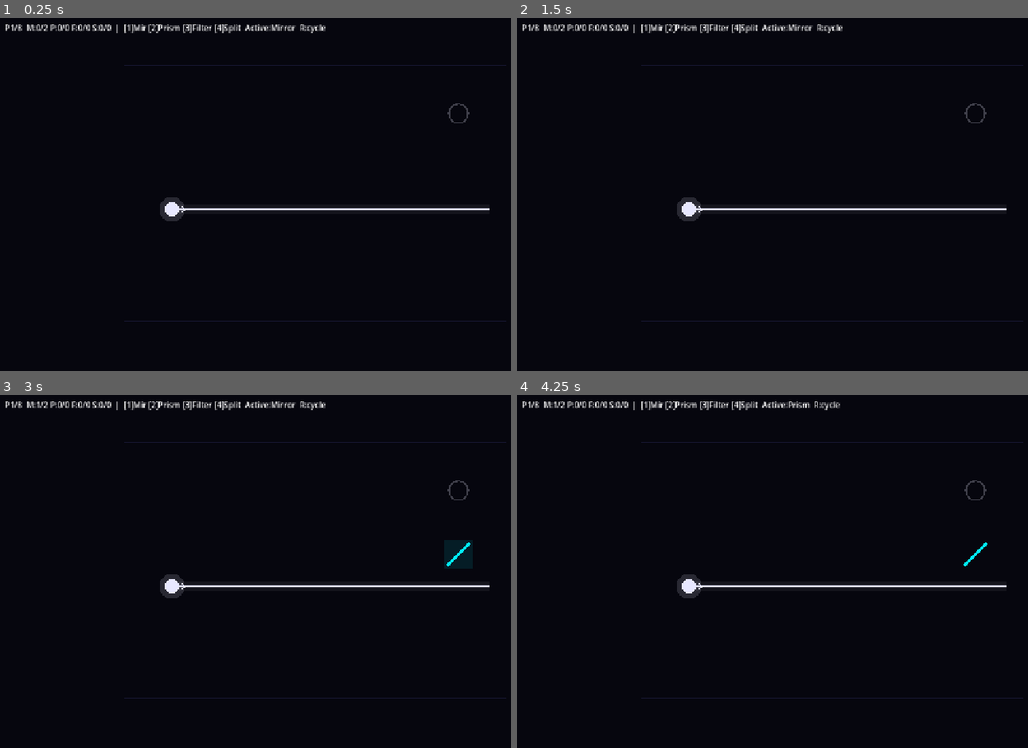
Above: before the commit, frames 1-4 (two rows, left to right).
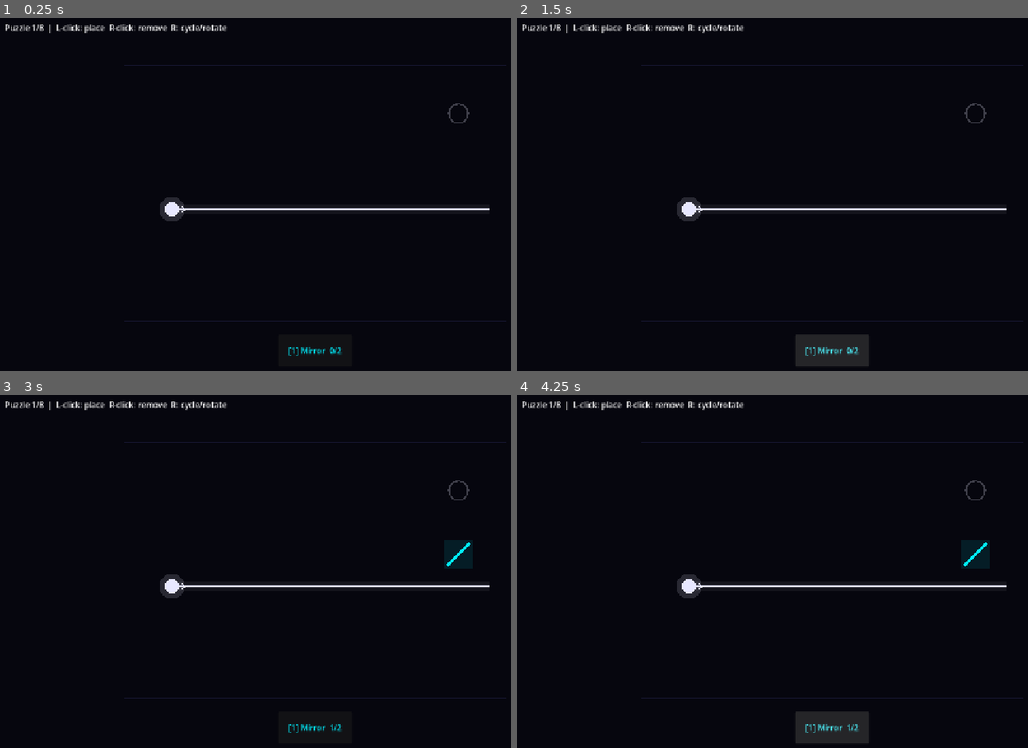
Above: after the commit, the same moments.

Repository: TheIanM/lumatical
Game: Godot game, scene res://scenes/Main.tscn
The game is run twice, just before and just after one commit, with the same random seed, the same clock (stepped at 60 frames per second) and the same inputs.
Inputs (mouse positions are in pixels of both pictures, inside the frame that each line leads up to):
- Up to frame 1 (0.25 s): no input
- Up to frame 2 (1.5 s): click (833, 349) at 0.5 s, where only the run after the commit has a clickable "[1] Mirror 0/2"; click (833, 349) at 1.25 s, where only the run after the commit has a clickable "[1] Mirror 0/2"
- Up to frame 3 (3 s): click (316, 726) at 2 s, where only the run after the commit has a clickable "[1] Mirror 0/2"; tap Enter at 2.75 s; move the mouse to (454, 553) at 2.77 s; tap 1 at 2.85 s; click (454, 553) at 2.92 s
- Up to frame 4 (4.25 s): tap Space at 3.02 s; tap 2 at 3.05 s; click (833, 726) at 3.5 s, where only the run after the commit has a clickable "[1] Mirror 1/2"

The runs differ from the first frame. In frame 1, 1.1% of the frame differs, in the area x 2-67%, y 1-96%; in frame 2, 2.2%, in the area x 2-69%, y 1-99%; in frame 3, 1.1%; in frame 4, 2.2%.

Commit message:
Add toolbelt UI for visual tool selection
Replaces keyboard-only tool selection with a clickable toolbelt at the
bottom of the screen, matching the GDD's toolbelt vision. Each button
shows the tool name, keyboard shortcut, and remaining budget (used/total).

- Buttons are color-coded to match each tool's grid color (cyan mirrors,
  magenta prisms, yellow filters, orange splitters).
- The active tool's button lights up in its tool color; inactive buttons
  are dimmed.
- Tools with zero budget for the current puzzle are hidden entirely.
- Keyboard shortcuts (1-4) are retained as a power-user alternative and
  now guard against selecting unavailable tools.
- The active tool resets to Mirror on level load.
- The status bar is simplified to puzzle count and input hints since
  budget info now lives in the toolbelt.

💘 Generated with Crush

Diff:
--- a/src/grid.gd
+++ b/src/grid.gd
@@ -256,21 +256,25 @@
 	elif event is InputEventKey and event.pressed:
 		match event.keycode:
 			KEY_1:
-				active_tool = 0
-				tools_changed.emit()
-				queue_redraw()
+				if mirror_budget > 0:
+					active_tool = 0
+					tools_changed.emit()
+					queue_redraw()
 			KEY_2:
-				active_tool = 1
-				tools_changed.emit()
-				queue_redraw()
+				if prism_budget > 0:
+					active_tool = 1
+					tools_changed.emit()
+					queue_redraw()
 			KEY_3:
-				active_tool = 2
-				tools_changed.emit()
-				queue_redraw()
+				if filter_budget > 0:
+					active_tool = 2
+					tools_changed.emit()
+					queue_redraw()
 			KEY_4:
-				active_tool = 3
-				tools_changed.emit()
-				queue_redraw()
+				if splitter_budget > 0:
+					active_tool = 3
+					tools_changed.emit()
+					queue_redraw()
 			KEY_R:
 				_rotate_hovered()
 
--- a/src/main.gd
+++ b/src/main.gd
@@ -114,6 +114,18 @@
 var _overlay: ColorRect
 var _next_button: Button
 
+# Toolbelt nodes
+var _toolbelt: HBoxContainer
+var _tool_buttons: Array = []
+
+const TOOL_NAMES := ["Mirror", "Prism", "Filter", "Splitter"]
+const TOOL_COLORS := [
+	Color(0.0, 0.94, 1.0),   # Mirror — cyan
+	Color(1.0, 0.0, 0.9),    # Prism — magenta
+	Color(1.0, 0.9, 0.0),    # Filter — yellow
+	Color(1.0, 0.53, 0.0),   # Splitter — orange
+]
+
 
 func _ready() -> void:
 	grid.position = GRID_OFFSET
@@ -126,6 +138,7 @@
 	grid.tools_changed.connect(_on_tools_changed)
 
 	_create_overlay()
+	_create_toolbelt()
 	_load_level(0)
 
 
@@ -186,6 +199,61 @@
 	_overlay.visible = false
 	var next_index := (_current_level + 1) % LEVELS.size()
 	_load_level(next_index)
+
+
+# ── Toolbelt ─────────────────────────────────────────────────────────────────
+
+func _create_toolbelt() -> void:
+	var ui: CanvasLayer = $UI
+
+	_toolbelt = HBoxContainer.new()
+	_toolbelt.set_anchors_preset(Control.PRESET_BOTTOM_WIDE)
+	_toolbelt.offset_top = -76
+	_toolbelt.offset_bottom = -12
+	_toolbelt.alignment = BoxContainer.ALIGNMENT_CENTER
+	_toolbelt.add_theme_constant_override("separation", 8)
+	ui.add_child(_toolbelt)
+
+	for i in range(4):
+		var btn := Button.new()
+		btn.text = "[%d] %s" % [i + 1, TOOL_NAMES[i]]
+		btn.custom_minimum_size = Vector2(150, 56)
+		btn.add_theme_font_size_override("font_size", 16)
+		btn.pressed.connect(_on_toolbelt_button.bind(i))
+		_toolbelt.add_child(btn)
+		_tool_buttons.append(btn)
+
+
+func _update_toolbelt() -> void:
+	var budgets := [
+		LEVELS[_current_level]["mirror_budget"],
+		LEVELS[_current_level].get("prism_budget", 0),
+		LEVELS[_current_level].get("filter_budget", 0),
+		LEVELS[_current_level].get("splitter_budget", 0),
+	]
+	var used := [
+		grid.mirrors.size(),
+		grid.prisms.size(),
+		grid.filters.size(),
+		grid.splitters.size(),
+	]
+
+	for i in range(4):
+		var btn: Button = _tool_buttons[i]
+		if budgets[i] == 0:
+			btn.visible = false
+			continue
+		btn.visible = true
+		btn.text = "[%d] %s  %d/%d" % [i + 1, TOOL_NAMES[i], used[i], budgets[i]]
+		var col: Color = TOOL_COLORS[i] if grid.active_tool == i else Color(0.5, 0.5, 0.6)
+		btn.add_theme_color_override("font_color", col)
+		btn.add_theme_color_override("font_hover_color", col.lightened(0.3))
+
+
+func _on_toolbelt_button(tool_index: int) -> void:
+	grid.active_tool = tool_index
+	_update_status()
+	grid.queue_redraw()
 
 
 # ── Level Loading ────────────────────────────────────────────────────────────
@@ -202,6 +270,7 @@
 	grid.prism_budget = level.get("prism_budget", 0)
 	grid.filter_budget = level.get("filter_budget", 0)
 	grid.splitter_budget = level.get("splitter_budget", 0)
+	grid.active_tool = 0
 	grid.mirrors.clear()
 	grid.prisms.clear()
 	grid.filters.clear()
@@ -269,21 +338,10 @@
 func _update_status() -> void:
 	if _solved:
 		return
-	var m_used := grid.mirrors.size()
-	var m_budget: int = LEVELS[_current_level]["mirror_budget"]
-	var p_used := grid.prisms.size()
-	var p_budget: int = LEVELS[_current_level].get("prism_budget", 0)
-	var f_used := grid.filters.size()
-	var f_budget: int = LEVELS[_current_level].get("filter_budget", 0)
-	var s_used := grid.splitters.size()
-	var s_budget: int = LEVELS[_current_level].get("splitter_budget", 0)
-	var tool_names := ["Mirror", "Prism", "Filter", "Splitter"]
-	var tool_name: String = tool_names[grid.active_tool]
-	status_label.text = "P%d/%d  M:%d/%d P:%d/%d F:%d/%d S:%d/%d  |  [1]Mir [2]Prism [3]Filter [4]Split  Active:%s  R:cycle" % [
+	status_label.text = "Puzzle %d/%d  |  L-click: place  R-click: remove  R: cycle/rotate" % [
 		_current_level + 1, LEVELS.size(),
-		m_used, m_budget, p_used, p_budget, f_used, f_budget, s_used, s_budget,
-		tool_name,
 	]
+	_update_toolbelt()
 
 
 # ── Input ────────────────────────────────────────────────────────────────────
Not shown, changed: suggestions.md
